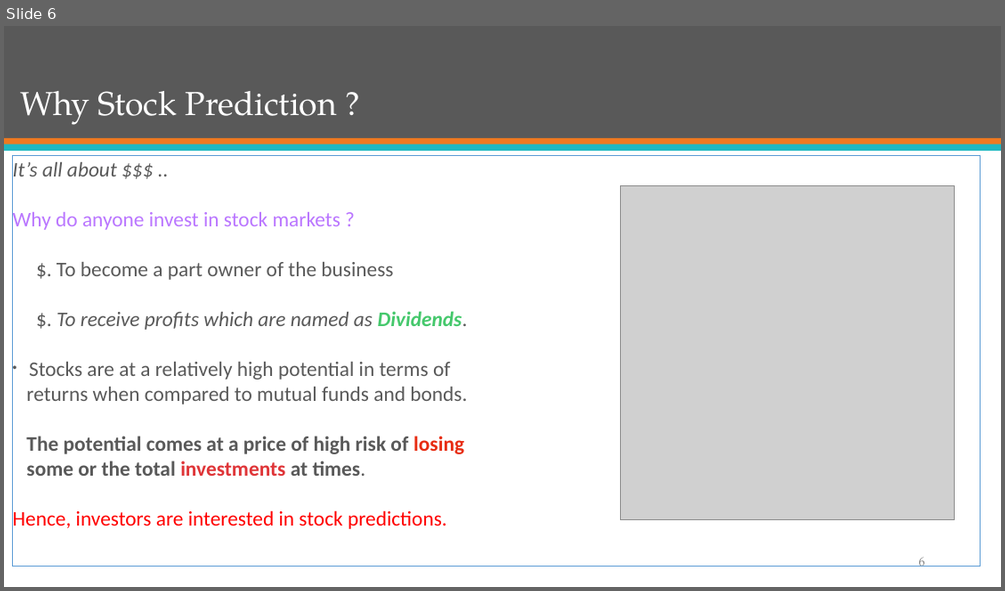
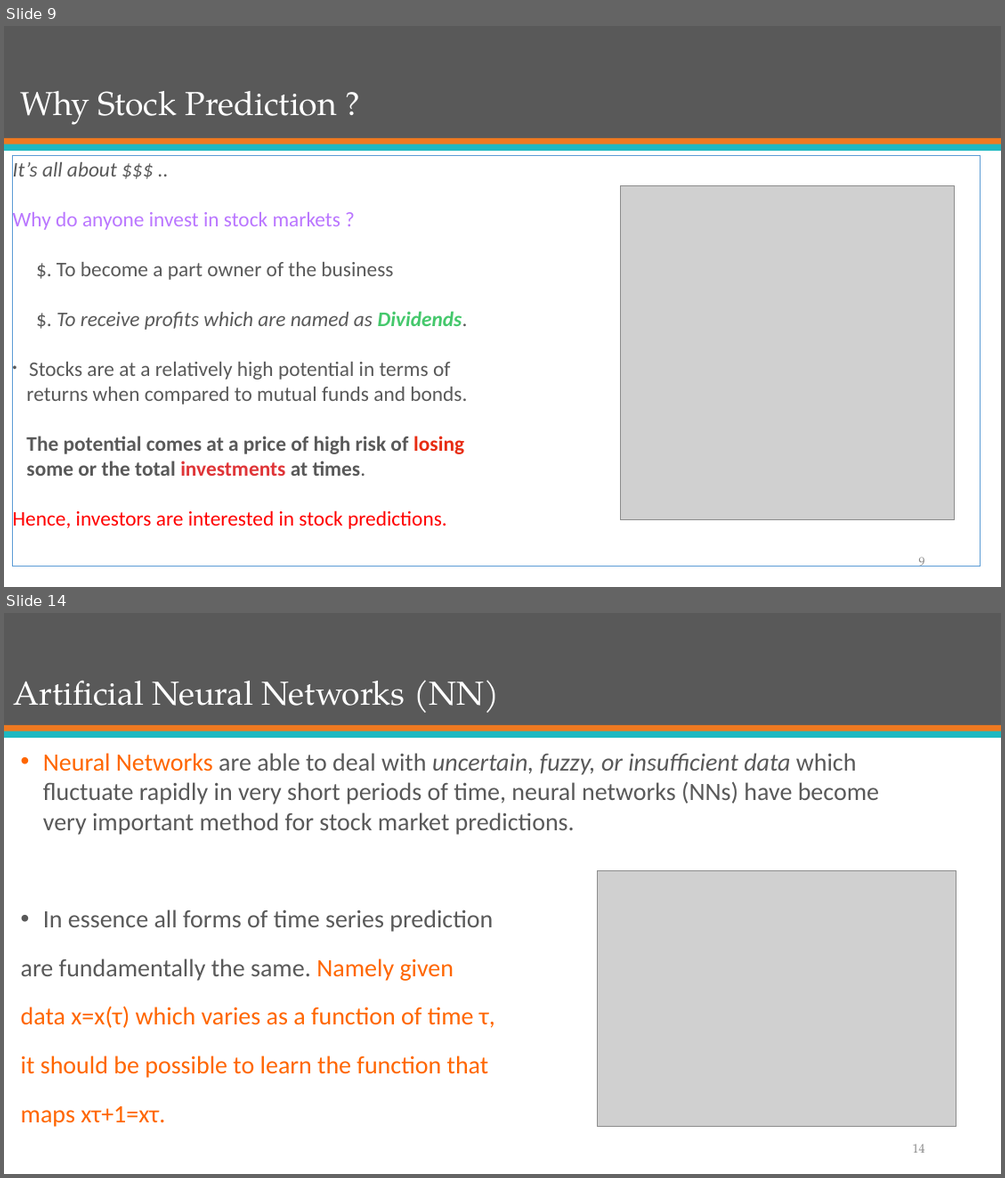
Before and after one commit to mJaiswal/Stock-Market-Prediction-Project, a slide deck: All Documentation/Presentations/Group 13 - ECE 568 - Final Project Preliminary Presentation.pptx. Shown one above the other, each under a label of ours: slide 6 before the commit, slides 9 and 14 after it; the slides between them are not shown. The pictures are 1005x591 and 1005x1178 pixels, drawn with LibreOffice and Linux fonts; fonts in the diff are those of the drawing; grey boxes stand for pictures. Boxes give left, top, right and bottom in pixels: in the first picture for what was removed or moved away, otherwise in the second. Text is boxed around its words. In the diff, an @@ line names an element or a change of style, - is before the commit and + after.

```diff
--- a/All Documentation/Presentations/Group 13 - ECE 568 - Final Project Preliminary Presentation.pptx
+++ b/All Documentation/Presentations/Group 13 - ECE 568 - Final Project Preliminary Presentation.pptx
@@ slide 14 added at box(4, 613, 1001, 1174), background #FFFFFF; not listed: 3 template elements that a slide beside it also shows @@
@@ title added at box(14, 680, 499, 713), 32 pt, text #FFFFFF @@
+Artificial Neural Networks (NN)
@@ text added at box(21, 753, 879, 1127), 24 pt, text #595959 @@
+• Neural Networks are able to deal with uncertain, fuzzy, or insufficient data which fluctuate rapidly in very short periods of time, neural networks (NNs) have become very important method for stock market predictions.
+• In essence all forms of time series prediction
+are fundamentally the same. Namely given
+data x=x(τ) which varies as a function of time τ,
+it should be possible to learn the function that
+maps xτ+1=xτ.
@@ picture added at box(597, 870, 956, 1126) @@
@@ page number added at box(913, 1143, 925, 1152), 12 pt, text #888888 @@
+14
@@ what was slide 6 is now slide 9 @@
@@ page number at box(919, 556, 925, 566): text changed @@
-6
+9
```
Also in this commit, not shown: 9 slides changed, 10 other slides added, 2 slides removed, 1 other file.
